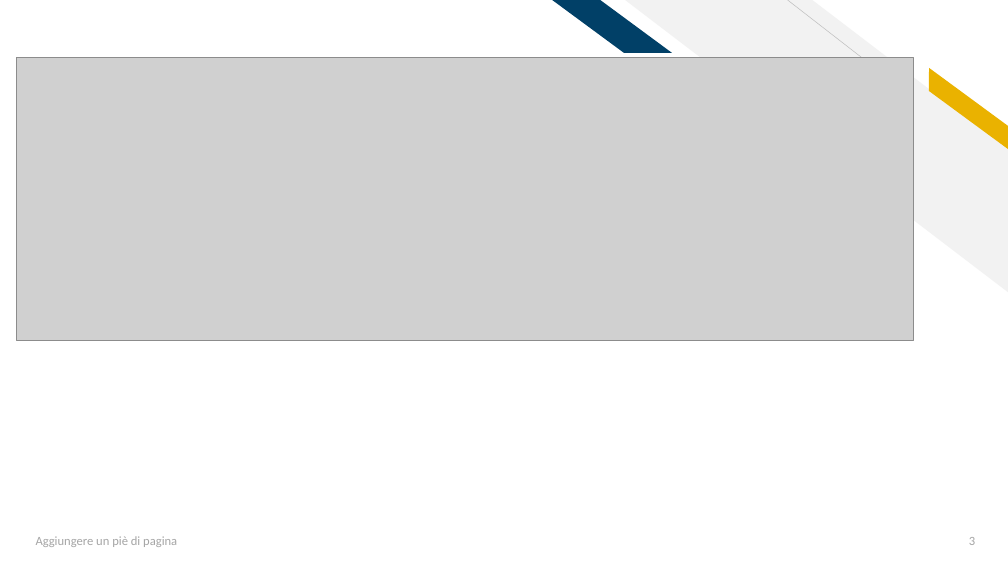
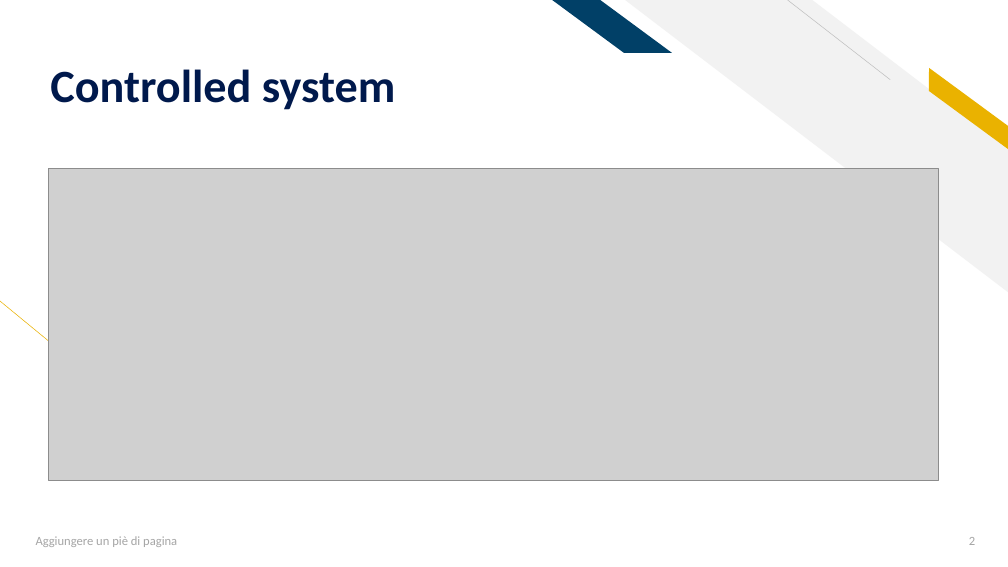
Before and after one commit to AleFire99/AES-git-repo, a slide deck: slide 2 of Aes_Project_2021_2022.pptx (slide 3 before the commit). Drawn at 1008x567 pixels with LibreOffice and Linux fonts; fonts in the diff are those of the drawing; grey boxes stand for pictures. Boxes give left, top, right and bottom in pixels: in the first picture for what was removed or moved away, otherwise in the second. Text is boxed around its words. In the diff, an @@ line names an element or a change of style, - is before the commit and + after.

```diff
--- a/Aes_Project_2021_2022.pptx
+++ b/Aes_Project_2021_2022.pptx
@@ picture removed at box(17, 57, 914, 340) @@
@@ title added at box(50, 69, 396, 110), 44 pt, text #00194C, bold @@
+Controlled system
@@ picture added at box(48, 169, 938, 480) @@
@@ line added from (157, 430) to (0, 300), #EAB200 0.5 pt @@
```
Also in this commit, not shown: 13 other slides changed, 4 slides added, 1 slide removed, 2 other files.
